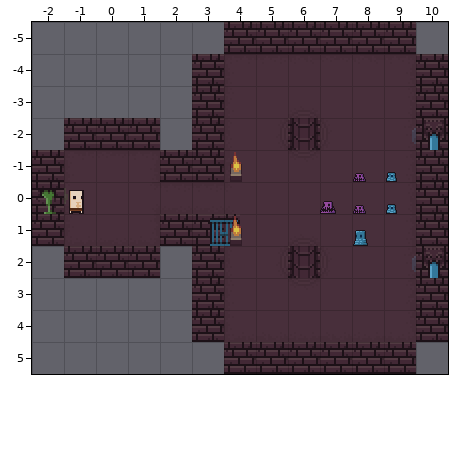
Two states of a Tiled map, src/assets/maps/dev.tmx. The first picture shows the starting point.
Cells are 16x16 px. Shown: x -2..10, y -5..5. Not drawn, because the pictures are missing: unchanged layer "collision".
The result:
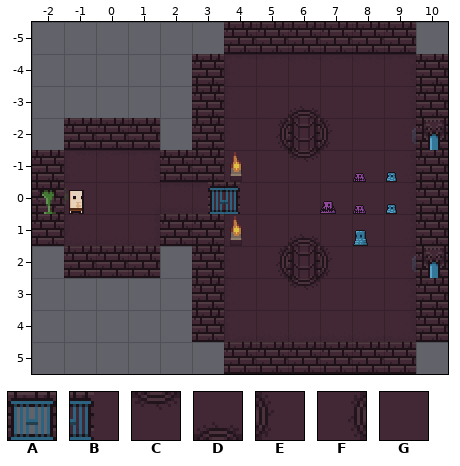
Key: from "dungeon": A 8, B 50, C 86, D 86 turned 180, E 86 turned 270, F 86 turned 90, G 116.
_ is an empty cell, . an unchanged one.
Objects are placed by their top-left corner, in cells (3,4 is the top-left corner of cell 3,4); size is 1x1 cell unless given.
See-through tiles are keyed as they look on the map.
From old to new:
--- layer "ceiling"
@@ x 3..7 @@
--3 ...G.
--2 ..G.G
--1 ...G.
- 0 GG...
- 1 .G.G.
- 2 ..G.G
- 3 ...G.
+-3 ...D.
+-2 ..F.E
+-1 ...C.
+ 0 BB...
+ 1 .B.D.
+ 2 ..F.E
+ 3 ...C.
--- layer "entities"
-A "door" at 3.5,1
+A "door" at 3.5,0
Boxes around the changes in both pictures, in picture pixels (x1, y1, x2, y2):
changed: (276, 106, 332, 162)
changed: (208, 182, 332, 290)
